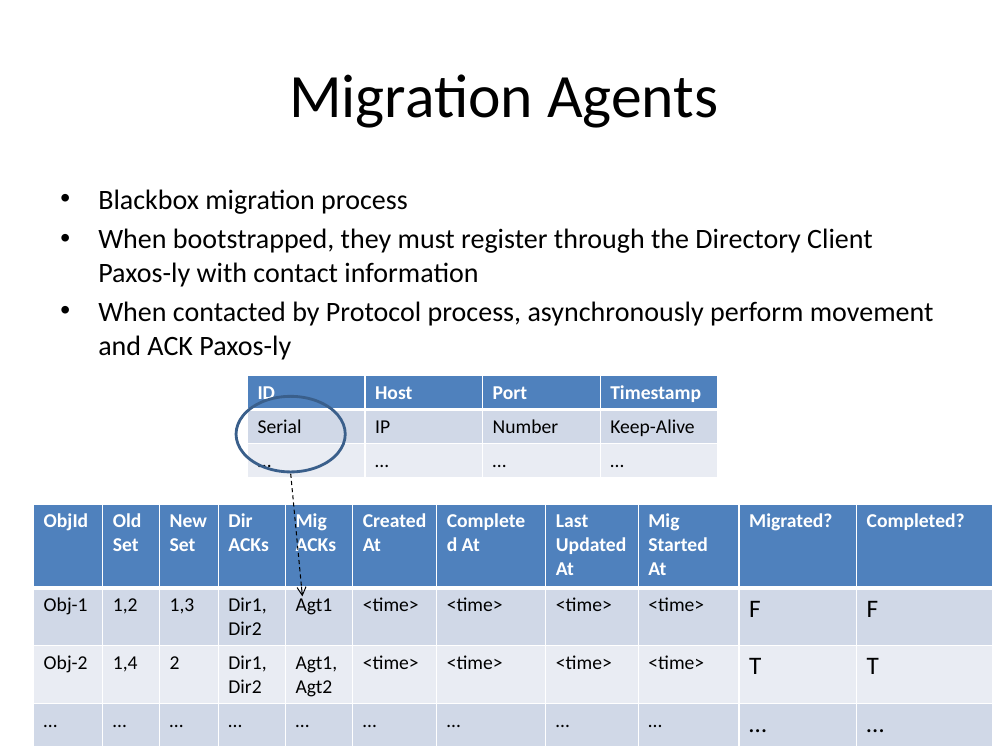
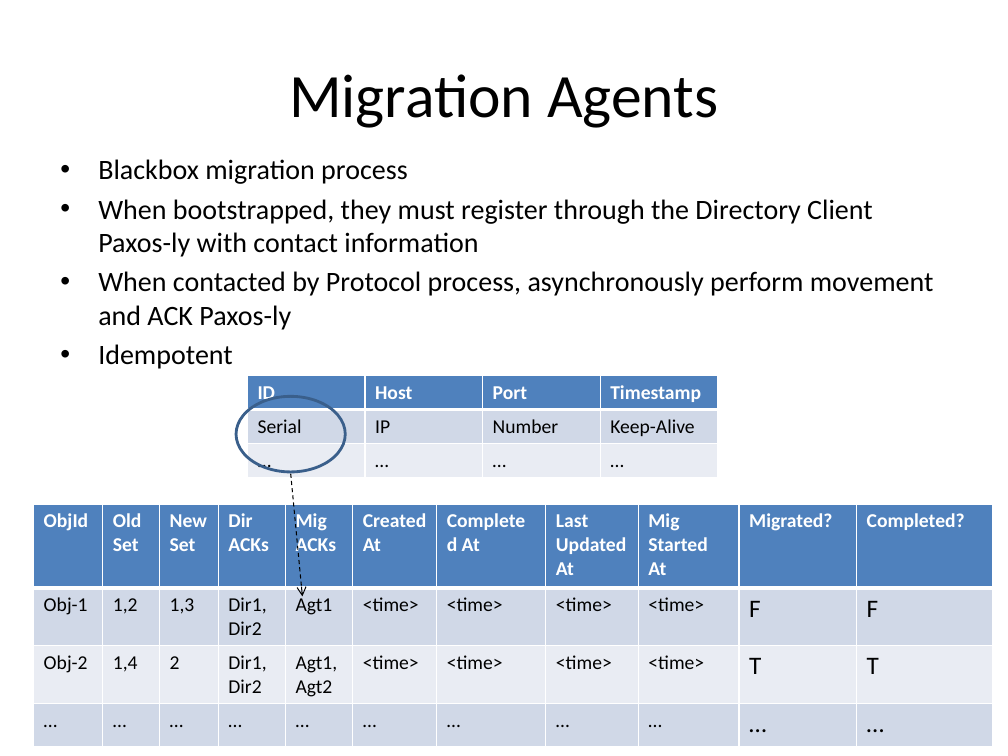
Before and after one commit to Slania/JPaxos-1, a slide deck: slide 18 of Paxos based directory updates for geo-replicated cloud storage.pptx. Drawn at 1008x756 pixels with LibreOffice and Linux fonts; fonts in the diff are those of the drawing. Boxes give left, top, right and bottom in pixels: in the first picture for what was removed or moved away, otherwise in the second. Text is boxed around its words. In the diff, an @@ line names an element or a change of style, - is before the commit and + after.

```diff
--- a/Paxos based directory updates for geo-replicated cloud storage.pptx
+++ b/Paxos based directory updates for geo-replicated cloud storage.pptx
@@ text "Blackbox migration process": place and size @@
-text "Blackbox migration process" at box(98, 189, 934, 360)
+text "Blackbox migration process" at box(98, 159, 934, 369)
@@ text at box(98, 344, 233, 369): paragraph added @@
+• Idempotent
```
Also in this commit, not shown: 9 other slides changed, 12 slides added, 10 slides removed.
